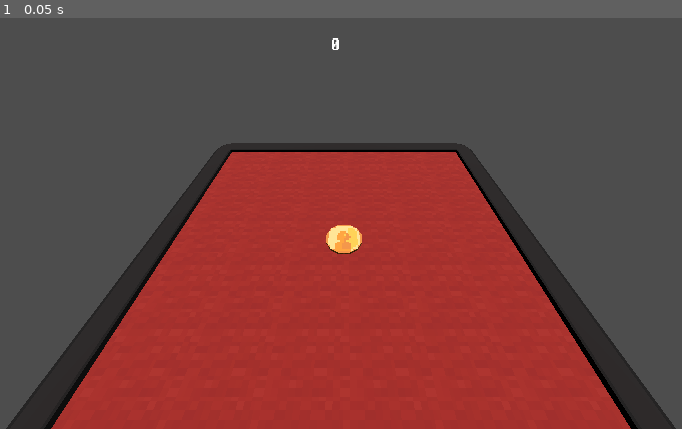
Above: before the commit, frame 1.
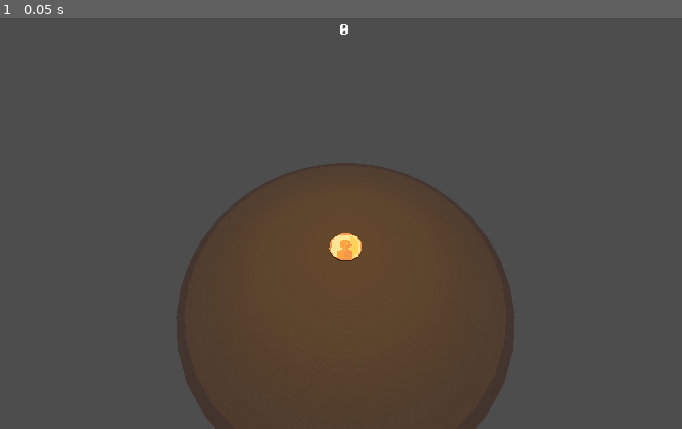
Above: after the commit, the same moment.

Repository: matupper/Idle-Gambler
Game: Godot game, scene res://Scenes/world.tscn
The game is run twice, just before and just after one commit, with the same random seed, the same clock (stepped at 60 frames per second) and the same inputs.
Inputs:
- Up to frame 1 (0.05 s): no input

The runs differ from the first frame. In frame 1, 47% of the frame differs, in the area x 0-100%, y 1-100%.

Commit message:
Centered Tables

Diff:
--- a/Scenes/table.tscn
+++ b/Scenes/table.tscn
@@ -9,12 +9,10 @@
 script = ExtResource("1_pslnw")
 
 [node name="Table1" parent="." instance=ExtResource("2_nkh28")]
-transform = Transform3D(1, 0, 0, 0, 1, 0, 0, 0, 1, 0.142093, 0, 0.182473)
+transform = Transform3D(1, 0, 0, 0, 1, 0, 0, 0, 1, 0, -2.3, 0)
 
 [node name="Table2" parent="." instance=ExtResource("3_up3ar")]
-transform = Transform3D(1, 0, 0, 0, 1, 0, 0, 0, 1, -0.169194, 1.93402, -0.197707)
-visible = false
+transform = Transform3D(1, 0, 0, 0, 1, 0, 0, 0, 1, 0, -0.37, 0)
 
 [node name="Table3" parent="." instance=ExtResource("4_p6n55")]
-transform = Transform3D(1, 0, 0, 0, 1, 0, 0, 0, 1, -0.0279011, -1.31679, 0.0322306)
-visible = false
+transform = Transform3D(1, 0, 0, 0, 1, 0, 0, 0, 1, 0, -3.62, 0)
--- a/Scenes/world.tscn
+++ b/Scenes/world.tscn
@@ -14,11 +14,10 @@
 environment = SubResource("Environment_x744l")
 
 [node name="Table" parent="." instance=ExtResource("1_rv2uo")]
-transform = Transform3D(1, 0, 0, 0, 1, 0, 0, 0, 1, 0, -2.33149, 0)
 
 [node name="Camera3D" type="Camera3D" parent="."]
-transform = Transform3D(1, 0, 0, 0, 0.722702, 0.69116, 0, -0.69116, 0.722702, 0.045653, 5.414, 4.12485)
-fov = 87.0135
+transform = Transform3D(1, 0, 0, 0, 0.707107, 0.707107, 0, -0.707107, 0.707107, 0, 6, 4)
+fov = 90.0
 
 [node name="DirectionalLight3D" type="DirectionalLight3D" parent="."]
 transform = Transform3D(0.993766, 0.0447168, 0.10213, -0.0945324, -0.14769, 0.984506, 0.0591076, -0.988022, -0.142543, 3.34013, 7.71879, -0.745872)
@@ -36,9 +35,11 @@
 anchor_left = 0.5
 anchor_right = 0.5
 offset_left = -20.0
-offset_top = 84.0
+offset_top = 62.0
 offset_right = 20.0
-offset_bottom = 107.0
+offset_bottom = 85.0
 grow_horizontal = 2
 size_flags_horizontal = 4
 theme_override_fonts/font = ExtResource("4_hava2")
+horizontal_alignment = 1
+vertical_alignment = 1
--- a/Scripts/Table.gd
+++ b/Scripts/Table.gd
@@ -12,7 +12,7 @@
 	THREE
 }
 
-var current_level = Level.THREE
+var current_level = Level.TWO
 
 # Called every frame. 'delta' is the elapsed time since the previous frame.
 func _process(delta):
